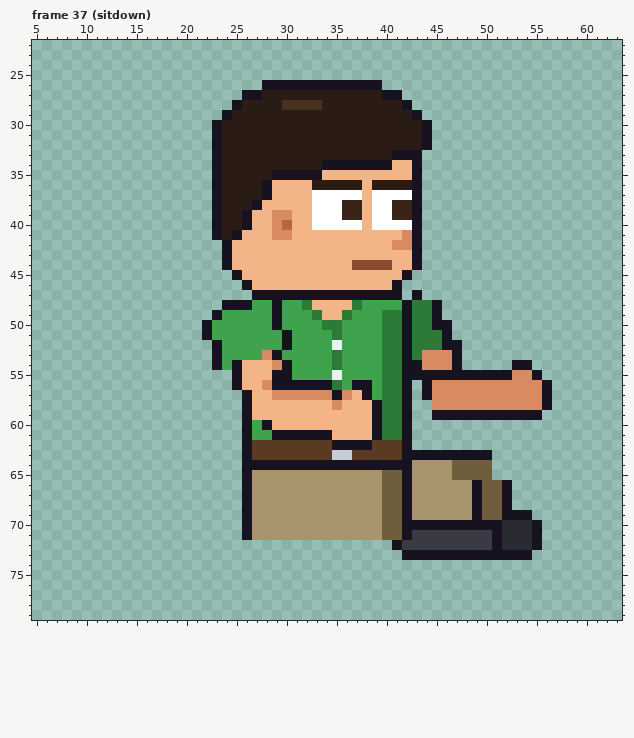
A pixel-art file gets an edit: sprites/expo/expo_vendg_right_anim.aseprite. This is how it looked before the edit.
64x80 pixels, 129 frames. Shown: frame 37 (sitdown): x 5..63, y 22..79. The old version is drawn lined up with the new one. The commit also changed other frames, which this record leaves out.
The result:
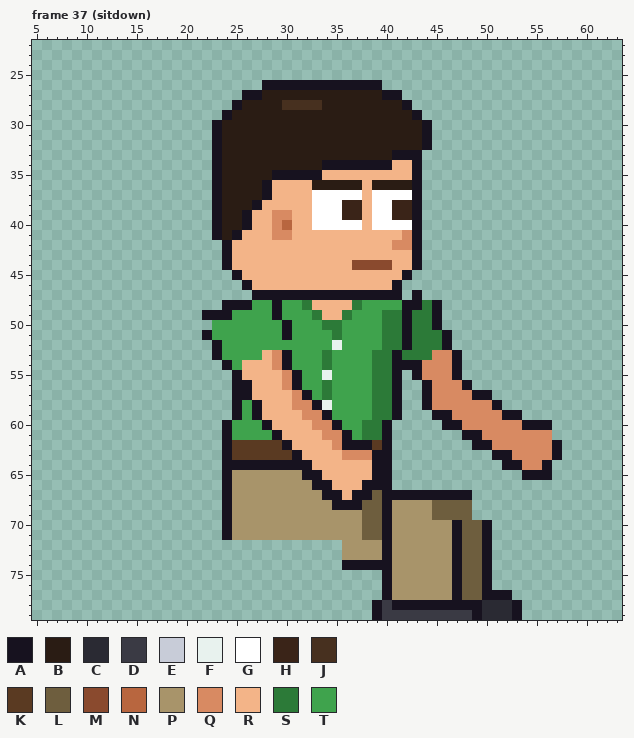
Palette (. is transparent): A #17121f  B #2a1c14  C #2a2a33  D #3a3a44  E #c8ccd8  F #e8f2ee  G #ffffff  H #3a2418  J #47301f  K #5a3a22  L #6e5e3e  M #8a4a2e  N #b8663f  P #a8946a  Q #d88a62  R #f3b488  S #2c7a38  T #3fa34d
Change:
whole drawing moved by +2,-6 (the old picture is shown already moved)
--- frame 37 (sitdown)
@@ x 20..59 @@
 47 .......AAAAAAAAAAAAAAA.A................
-48 ....AAATTATTSRRRRSTTTTASSA..............
-49 ...ATTTTTATTTSRRSTTTSSASSA..............
-50 ..ATTTTTTATTTTSSTTTTSSASSAA.............
+48 ....AAATTATTSRRRRSTTTTAASA..............
+49 ..AAATTTTATTTSRRSTTTSSASSA..............
+50 ...TTTTTTTATTTSSTTTTSSASSA..............
 51 ..ATTTTTTTATTTTSTTTTSSASSSA.............
-52 ...ATTTTTTATTTTFTTTTSSASSSAA............
-53 ...ATTTTQATTTTTSTTTTSSASQQQA............
-54 ...ATARRRQATTTTSTTTTSSAAQQQA.....AA.....
-55 .....ARRRAATTTTFTTTTSSAAAAAAAAAAAQQA....
-56 .....ARRQAAAAAASTAATSSA.AQQQQQQQQQQQA...
-57 ......ARRQQQQQQAQRATSSA.AQQQQQQQQQQQA...
-58 ......ARRRRRRRRQRRRASSA..QQQQQQQQQQQA...
-59 ......ARRRRRRRRRRRRASSA..AAAAAAAAAAA....
-60 ......ATARRRRRRRRRRASSA.................
-61 ......ATTAAAAAARRRRASSA.................
-62 ......AKKKKKKKKAAAAKKKA.................
-63 ......AKKKKKKKKEEKKKKKAAAAAAAAA.........
-64 ......AAAAAAAAAAAAAAAAAPPPPLLLL.........
-65 ......APPPPPPPPPPPPPLLAPPPPLLLL.........
-66 ......APPPPPPPPPPPPPLLAPPPPPPALLA.......
-67 ......APPPPPPPPPPPPPLLAPPPPPPALLA.......
-68 ......APPPPPPPPPPPPPLLAPPPPPPALLA.......
-69 ......APPPPPPPPPPPPPLLAPPPPPPALLAAA.....
-70 ......APPPPPPPPPPPPPLLAAAAAAAAAACCCA....
-71 ......APPPPPPPPPPPPPLLADDDDDDDDACCCA....
-72 .....................ADDDDDDDDDACCCA....
-73 ......................AAAAAAAAAAAAA.....
-74 ........................................
-75 ........................................
-76 ........................................
-77 ........................................
-78 ........................................
-79 ........................................
+52 ...ATTTTTTTTTTTFTTTTSSASSSA.............
+53 ...ATTTTRQATTTSTTTTSSASSSQQA............
+54 ....ATRRRQATTTSTTTTSSAAAQQQA............
+55 .....ARRRRQATTFTTTTSSA.AQQQA............
+56 .....AARRRQATTSTTTTSSA..AQQQA...........
+57 .....AARRRRQATSTTTTSSA..AQQQQAA.........
+58 .....ATARRRQQAFTTTTSSA..AQQQQQQA........
+59 .....ATARRRRQQATTTTSSA...AAQQQQQAA......
+60 ....ATTTARRRRQQATTSSA.....AAQQQQQQAAA...
+61 ....ATTTTARRRRQQATSSA.......AAQQQQQQQ...
+62 ....AKKKKKARRRRQAAAKA........AAQQQQQQA..
+63 ....AKKKKKKARRRRQQQAA..........AAQQQQA..
+64 ....AAAAAAAAARRRRRRAA...........AAQQA...
+65 ....APPPPPPPAARRRRRAA.............AAA...
+66 ....APPPPPPPPAARRRAAA...................
+67 ....APPPPPPPPPAARAALAAAAAAAAA...........
+68 ....APPPPPPPPPPAAALLAPPPPLLLL...........
+69 ....APPPPPPPPPPPPPLLAPPPPLLLL...........
+70 ....APPPPPPPPPPPPPLLAPPPPPPALLA.........
+71 ....APPPPPPPPPPPPPLLAPPPPPPALLA.........
+72 ................PPPPAPPPPPPALLA.........
+73 ................PPPPAPPPPPPALLA.........
+74 ................AAAAAPPPPPPALLA.........
+75 ....................APPPPPPALLA.........
+76 ....................APPPPPPALLA.........
+77 ....................APPPPPPALLAAA.......
+78 ...................ADAAAAAAAAACCCA......
+79 ...................ADDDDDDDDDACCCA......
